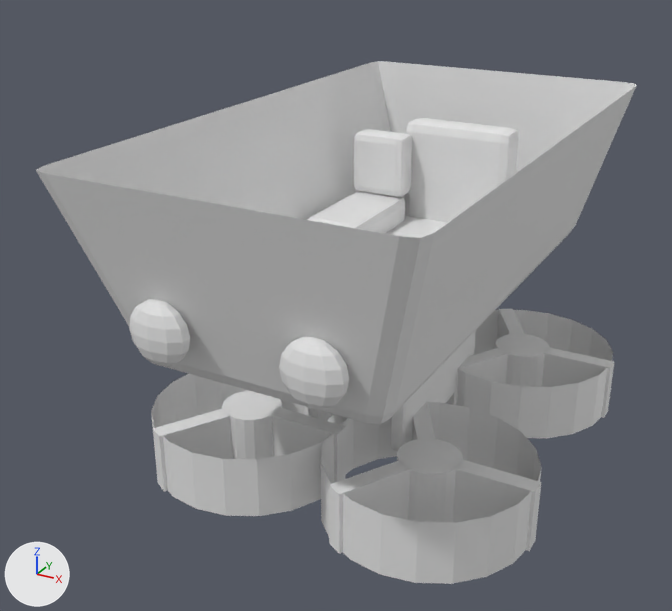
Renders of the glTF model src/art/assets/cart.glb from each side of a commit.
Both versions are drawn from a 50 mm lens placed at (1.19, -2.58, 1.92), pointed at (-0.12, -0.2, 0.72). Arrows for +X, +Y and +Z are at lower left; the lights stay in place. The older version comes first. Vertices at exactly the same position are counted once.

In view in the first picture: 'frame-rail-r', 'hopper', 'lamp-l', 'lamp-r', 'pet-back', 'pet-seat', 'seat-back', 'wheel-br', 'wheel-fl', 'wheel-fr' and 2 more.
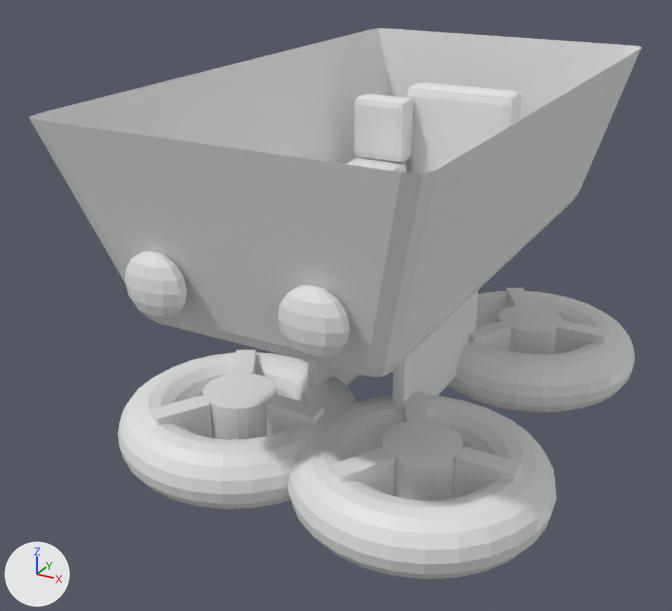
Commit message: Rail Race cart round 4: genuine hollow-tube rim, wheels 20% bigger

Boxes (x1, y1, x2, y2) around the edits, measured in the pictures (672 x 611 px):
'hopper', moved
    before: (36, 61, 637, 424)
    after: (29, 28, 641, 377)
'wheel-fr', reshaped, moved (22% wider)
    before: (321, 402, 542, 584)
    after: (288, 392, 557, 579)
'wheel-fl', reshaped, moved
    before: (151, 374, 349, 516)
    after: (118, 350, 358, 509)
'wheel-br', reshaped, moved (11% wider)
    before: (446, 309, 614, 438)
    after: (448, 288, 635, 413)
'seat-back', moved
    before: (404, 118, 519, 223)
    after: (405, 82, 522, 174)
'lamp-r', moved
    before: (279, 337, 349, 410)
    after: (278, 285, 350, 360)
'frame-rail-r', moved
    before: (391, 330, 476, 451)
    after: (392, 291, 478, 413)
'lamp-l', moved
    before: (129, 299, 190, 366)
    after: (125, 251, 187, 320)
'pet-back', moved
    before: (354, 129, 412, 197)
    after: (354, 94, 413, 162)
part 1 of me_wheel, added (mostly hidden)
    after: (265, 321, 610, 498)
part 2 of me_wheel, added
    after: (203, 305, 562, 501)
part 3 of me_wheel, added
    after: (118, 291, 635, 579)
part 4 of me_wheel, rebuilt
    before: (153, 348, 508, 554)
    after: (150, 321, 512, 496)
part 5 of me_wheel, rebuilt (mostly hidden)
    before: (246, 309, 524, 440)
    after: (232, 288, 532, 422)
part 6 of me_wheel, deleted
    before: (222, 334, 549, 523)
part 7 of me_wheel, deleted
    before: (272, 347, 614, 551)
part 8 of me_wheel, deleted
    before: (151, 310, 613, 584)
'pet-seat', unchanged, covered by the edit
    before: (307, 191, 405, 234)
    after: (346, 157, 406, 173)

Patch to the scene script:
```diff
--- a/src/art/assets/cart.glb.py
+++ b/src/art/assets/cart.glb.py
@@ me_wheel @@
 # used by ob_wheel_bl; location = (-0.31, 0.42, 0.32)
-me_wheel.from_pydata(...)  # 104 vertices, 152 faces; spans x -0.32..0.326, y -0.32..0.32, z -0.1..0.1
+me_wheel.from_pydata(...)  # 520 vertices, 1024 faces; spans x -0.384..0.384, y -0.384..0.384, z -0.12..0.12
+# me_wheel part 1: a new loose piece, a box spanning x 0.115..0.284, y -0.033..0.033, z -0.12..0.12
+# me_wheel part 2: a new loose piece, a 24-sided cylinder along z spanning x -0.115..0.115, y -0.115..0.115, z -0.12..0.12
+# me_wheel part 3: a new loose piece, a torus around z (ring radius 0.284, tube radius 0.1) spanning x -0.384..0.384, y -0.384..0.384, z -0.1..0.1
+# me_wheel part 4: the loose piece of 8 vertices spanning x -0.187..-0.021, y -0.296..-0.063, z -0.1..0.1 is rebuilt with 8 vertices and now spans x -0.17..-0.029, y -0.262..-0.083, z -0.12..0.12
+# me_wheel part 5: the loose piece of 8 vertices spanning x -0.187..-0.021, y 0.063..0.296, z -0.1..0.1 is rebuilt with 8 vertices and now spans x -0.17..-0.029, y 0.083..0.262, z -0.12..0.12
+# me_wheel part 6: the loose piece of 40 vertices spanning x -0.096..0.096, y -0.096..0.096, z -0.1..0.1 is deleted
+# me_wheel part 7: the loose piece of 8 vertices spanning x 0.088..0.326, y -0.027..0.027, z -0.1..0.1 is deleted
+# me_wheel part 8
+# 40 vertices are removed from x -0.32..0.32, y -0.32..0.32, z -0.1..0.1
+# 40 faces are deleted
@@ ob_frame_rail_r @@
 ob_frame_rail_r = bpy.data.objects.new('frame-rail-r', me_frame_rail)
-ob_frame_rail_r.location = (0.15, 0.0, 0.53)
+ob_frame_rail_r.location = (0.15, 0.0, 0.626)
@@ ob_hopper @@
 ob_hopper = bpy.data.objects.new('hopper', me_hopper)
-ob_hopper.location = (0.0, 0.0, 0.0)
+ob_hopper.location = (0.0, 0.0, 0.128)
@@ ob_lamp_l @@
 ob_lamp_l = bpy.data.objects.new('lamp-l', me_lamp)
-ob_lamp_l.location = (-0.224, -0.939, 0.91)
+ob_lamp_l.location = (-0.224, -0.939, 1.038)
@@ ob_lamp_r @@
 ob_lamp_r = bpy.data.objects.new('lamp-r', me_lamp)
-ob_lamp_r.location = (0.224, -0.939, 0.91)
+ob_lamp_r.location = (0.224, -0.939, 1.038)
@@ ob_pet_back @@
 ob_pet_back = bpy.data.objects.new('pet-back', me_pet_back)
-ob_pet_back.location = (-0.26, 0.4, 1.03)
+ob_pet_back.location = (-0.26, 0.4, 1.158)
@@ ob_seat_back @@
 ob_seat_back = bpy.data.objects.new('seat-back', me_seat_back)
-ob_seat_back.location = (0.0, 0.5, 0.98)
+ob_seat_back.location = (0.0, 0.5, 1.108)
@@ ob_wheel_br @@
 ob_wheel_br = bpy.data.objects.new('wheel-br', me_wheel)
-ob_wheel_br.location = (0.31, 0.42, 0.32)
+ob_wheel_br.location = (0.31, 0.484, 0.384)
@@ ob_wheel_fl @@
 ob_wheel_fl = bpy.data.objects.new('wheel-fl', me_wheel)
-ob_wheel_fl.location = (-0.31, -0.42, 0.32)
+ob_wheel_fl.location = (-0.31, -0.484, 0.384)
@@ ob_wheel_fr @@
 ob_wheel_fr = bpy.data.objects.new('wheel-fr', me_wheel)
-ob_wheel_fr.location = (0.31, -0.42, 0.32)
+ob_wheel_fr.location = (0.31, -0.484, 0.384)
```
